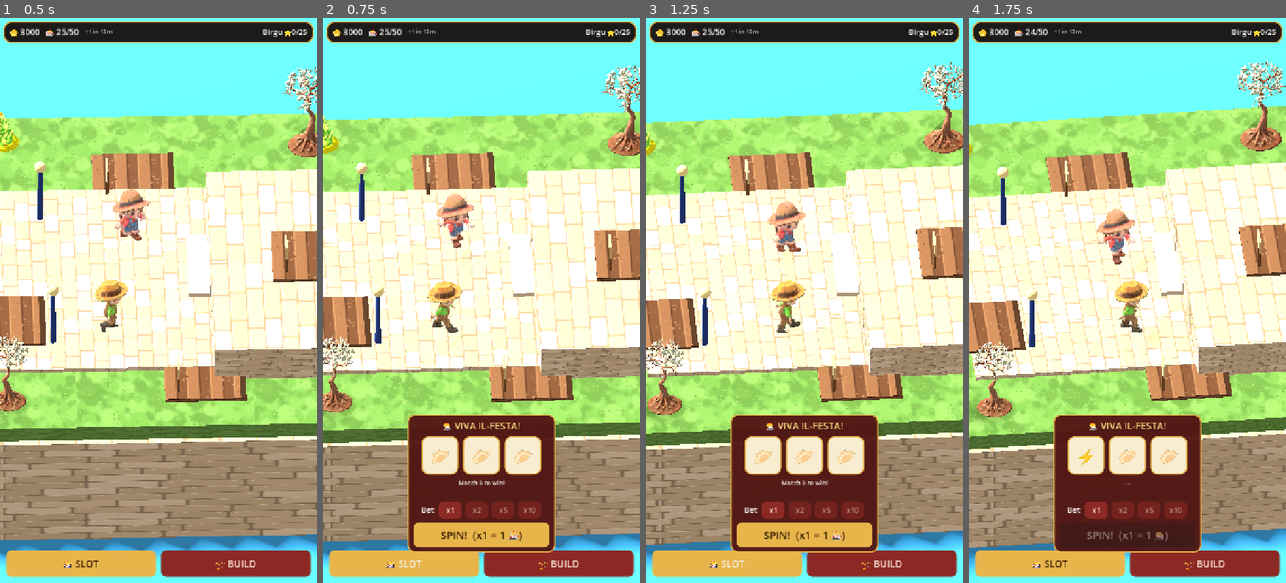
Above: before the commit, frames 1-4 (left to right).
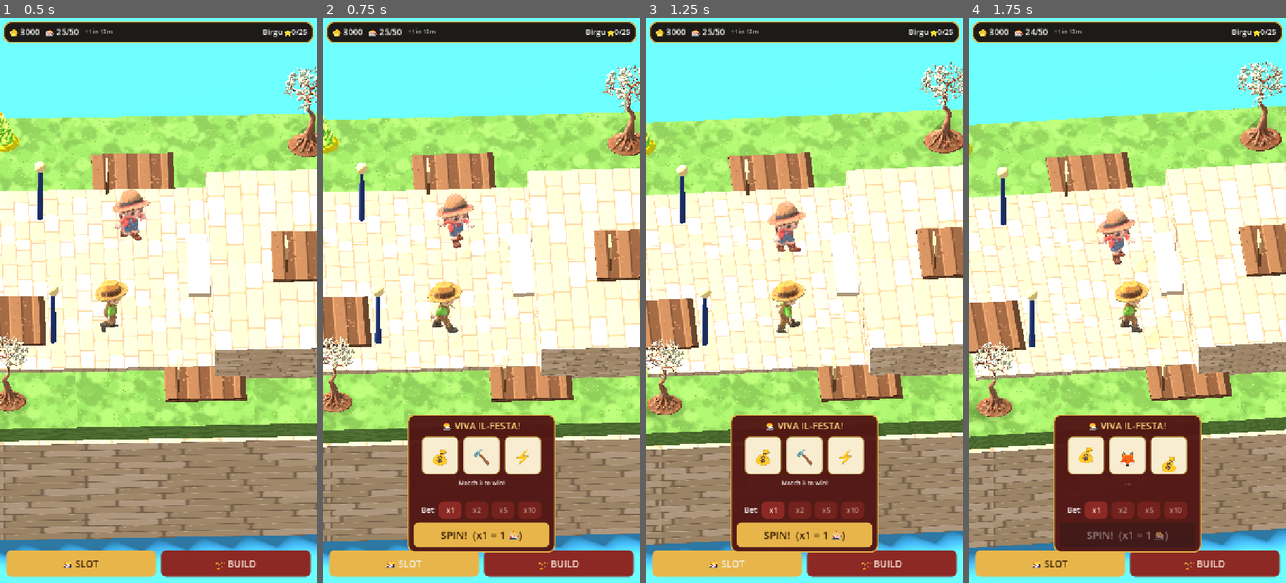
Above: after the commit, the same moments.

Repository: terencecamilleripesci/PastizziFarm3D
Game: Godot game, scene res://master.tscn
The game is run twice, just before and just after one commit, with the same random seed, the same clock (stepped at 60 frames per second) and the same inputs. This scene is started directly instead of the project's main scene.
Inputs:
- Up to frame 1 (0.5 s): no input
- Up to frame 2 (0.75 s): click "🎰 SLOT" at 0.5 s
- Up to frame 3 (1.25 s): no input
- Up to frame 4 (1.75 s): click "SPIN! (x1 = 1 🎰)" at 1.25 s

Frame 1 is identical in both runs. In frame 2, 0.7% of the frame differs, in the area x 31-69%, y 74-81%; in frame 3, 0.7%; in frame 4, 0.8%.

Commit message:
v3.0.1 REAL ROLLING REELS: each reel is a clipped symbol strip that scrolls fast then decelerates onto the prize with an overshoot-settle bounce (TRANS_BACK ease), staggered stops — proper slot-machine feel
Co-Authored-By: Claude Fable 5 <noreply@anthropic.com>
Claude-Session: https://claude.ai/code/session_01Q55X5n8LA6xgNosSpJws7r

Diff:
--- a/source/master.gd
+++ b/source/master.gd
@@ -26,6 +26,10 @@
 var slot_elapsed := 0.0
 var reel_stop := [0.9, 1.5, 2.1]
 var reel_done := [false, false, false]
+var reel_stopping := [false, false, false]
+var rp := [0.0, 0.0, 0.0]           # reel scroll position, in cells
+const SYMS_ORDER := ["sack", "big", "attack", "raid", "energy", "small"]
+const CELL := 80.0
 var sailing := false
 var sail_t := 0.0
 
@@ -430,17 +434,33 @@
 	sv.add_child(rh)
 	reels.clear()
 	for i in range(3):
-		var rp := PanelContainer.new()
-		_style(rp, Color(0.97, 0.93, 0.82, 1))
-		rp.custom_minimum_size = Vector2(84, 88)
-		var rl := Label.new()
-		rl.text = "🥟"
-		rl.add_theme_font_size_override("font_size", 44)
-		rl.horizontal_alignment = HORIZONTAL_ALIGNMENT_CENTER
-		rl.vertical_alignment = VERTICAL_ALIGNMENT_CENTER
-		rp.add_child(rl)
-		rh.add_child(rp)
-		reels.append(rl)
+		var win := Panel.new()
+		var wsb := StyleBoxFlat.new()
+		wsb.bg_color = Color(0.97, 0.93, 0.82, 1)
+		wsb.corner_radius_top_left = 12
+		wsb.corner_radius_top_right = 12
+		wsb.corner_radius_bottom_left = 12
+		wsb.corner_radius_bottom_right = 12
+		wsb.border_color = Color(0.62, 0.44, 0.1)
+		wsb.set_border_width_all(2)
+		win.add_theme_stylebox_override("panel", wsb)
+		win.custom_minimum_size = Vector2(84, 88)
+		win.clip_contents = true
+		var strip := Control.new()
+		win.add_child(strip)
+		for j in range(18):
+			var c := Label.new()
+			c.text = SYM[SYMS_ORDER[j % 6]]
+			c.add_theme_font_size_override("font_size", 40)
+			c.horizontal_alignment = HORIZONTAL_ALIGNMENT_CENTER
+			c.vertical_alignment = VERTICAL_ALIGNMENT_CENTER
+			c.position = Vector2(0, j * CELL)
+			c.size = Vector2(84, CELL)
+			strip.add_child(c)
+		rh.add_child(win)
+		reels.append(strip)
+		rp[i] = float(i * 2)
+		_update_reel(i)
 	lbl_slotmsg = Label.new()
 	lbl_slotmsg.text = "Match 3 to win!"
 	lbl_slotmsg.horizontal_alignment = HORIZONTAL_ALIGNMENT_CENTER
@@ -510,6 +530,10 @@
 		row.add_child(buy)
 		build_rows.append({ "nm": nm, "st": stl, "buy": buy })
 
+func _update_reel(i: int) -> void:
+	var strip: Control = reels[i]
+	strip.position = Vector2(0, 4.0 - (fposmod(rp[i], 6.0) + 6.0) * CELL)
+
 func _toggle(p: PanelContainer) -> void:
 	var was: bool = p.visible
 	slot_panel.visible = false
@@ -541,6 +565,7 @@
 	slot_spinning = true
 	slot_elapsed = 0.0
 	reel_done = [false, false, false]
+	reel_stopping = [false, false, false]
 	# pick prize by weight
 	var tw := 0
 	for p in PRIZES:
@@ -710,28 +735,40 @@
 		lbl_regen.text = "+1 in %dm" % int(ceil((REGEN_SECS - regen_accum) / 60.0))
 	else:
 		lbl_regen.text = "FULL"
-	# slot reels
+	# slot reels: fast roll -> staggered overshoot-settle stops
 	if slot_spinning:
 		slot_elapsed += delta
-		var keys := SYM.keys()
 		for i in range(3):
-			if reel_done[i]:
+			if reel_done[i] or reel_stopping[i]:
 				continue
 			if slot_elapsed >= reel_stop[i]:
-				reel_done[i] = true
-				reels[i].text = SYM[slot_prize.k]
+				reel_stopping[i] = true
+				var prize_idx := SYMS_ORDER.find(slot_prize.k)
+				var target := ceili(rp[i]) + 4
+				while target % 6 != prize_idx:
+					target += 1
+				var tw := create_tween()
+				tw.tween_method(_settle_reel.bind(i), rp[i], float(target), 0.6).set_trans(Tween.TRANS_BACK).set_ease(Tween.EASE_OUT)
+				tw.finished.connect(_reel_finished.bind(i))
 			else:
-				if randf() < 0.5:
-					reels[i].text = SYM[keys[randi() % keys.size()]]
-		if reel_done[0] and reel_done[1] and reel_done[2]:
-			slot_spinning = false
-			_slot_payout()
+				rp[i] += delta * (14.0 + i * 2.0)
+				_update_reel(i)
 	# wanderers
 	wt_a = _wander(wander_a, wt_a, 1.0, delta)
 	wt_b = _wander(wander_b, wt_b, 0.9, delta)
 	# luzzu bob (when not sailing)
 	if luzzu and not sailing:
 		luzzu.rotation.z = sin(t * 1.4) * 0.05
+
+func _settle_reel(v: float, i: int) -> void:
+	rp[i] = v
+	_update_reel(i)
+
+func _reel_finished(i: int) -> void:
+	reel_done[i] = true
+	if reel_done[0] and reel_done[1] and reel_done[2]:
+		slot_spinning = false
+		_slot_payout()
 
 func _wander(n: Node3D, target: Vector3, speed: float, delta: float) -> Vector3:
 	if not n:
Not shown, changed: index.html
Not shown, removed: pf310.apple-touch-icon.png
Not shown, removed: pf310.audio.position.worklet.js
Not shown, removed: pf310.audio.worklet.js
Not shown, removed: pf310.html
Not shown, removed: pf310.icon.png
Not shown, removed: pf310.js
Not shown, changed: pf310.pck
Not shown, removed: pf310.png
Not shown, changed: pf310.wasm
Not shown, added: pf311.apple-touch-icon.png
Not shown, added: pf311.audio.position.worklet.js
(and 7 more such lines)
